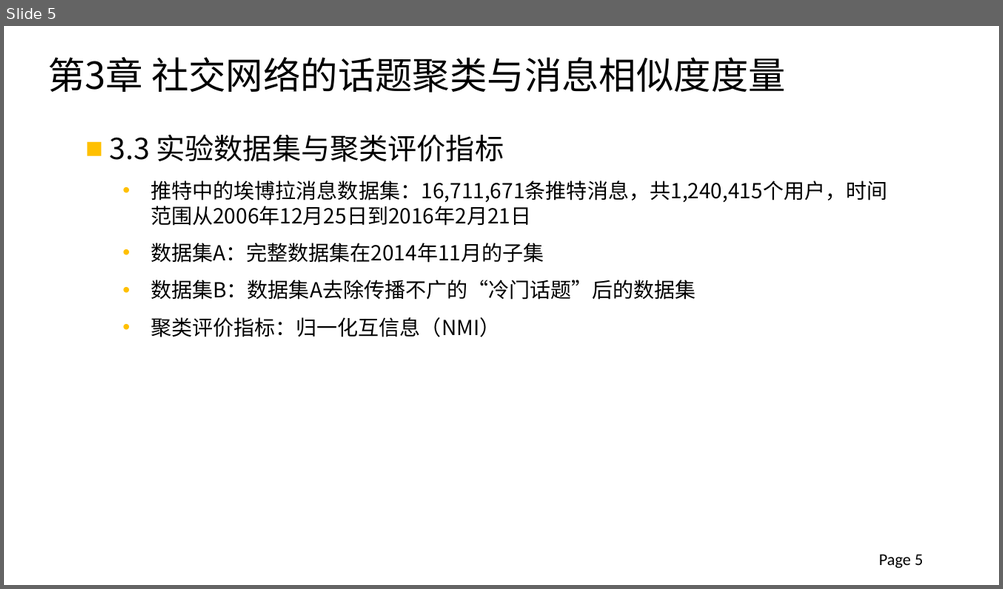
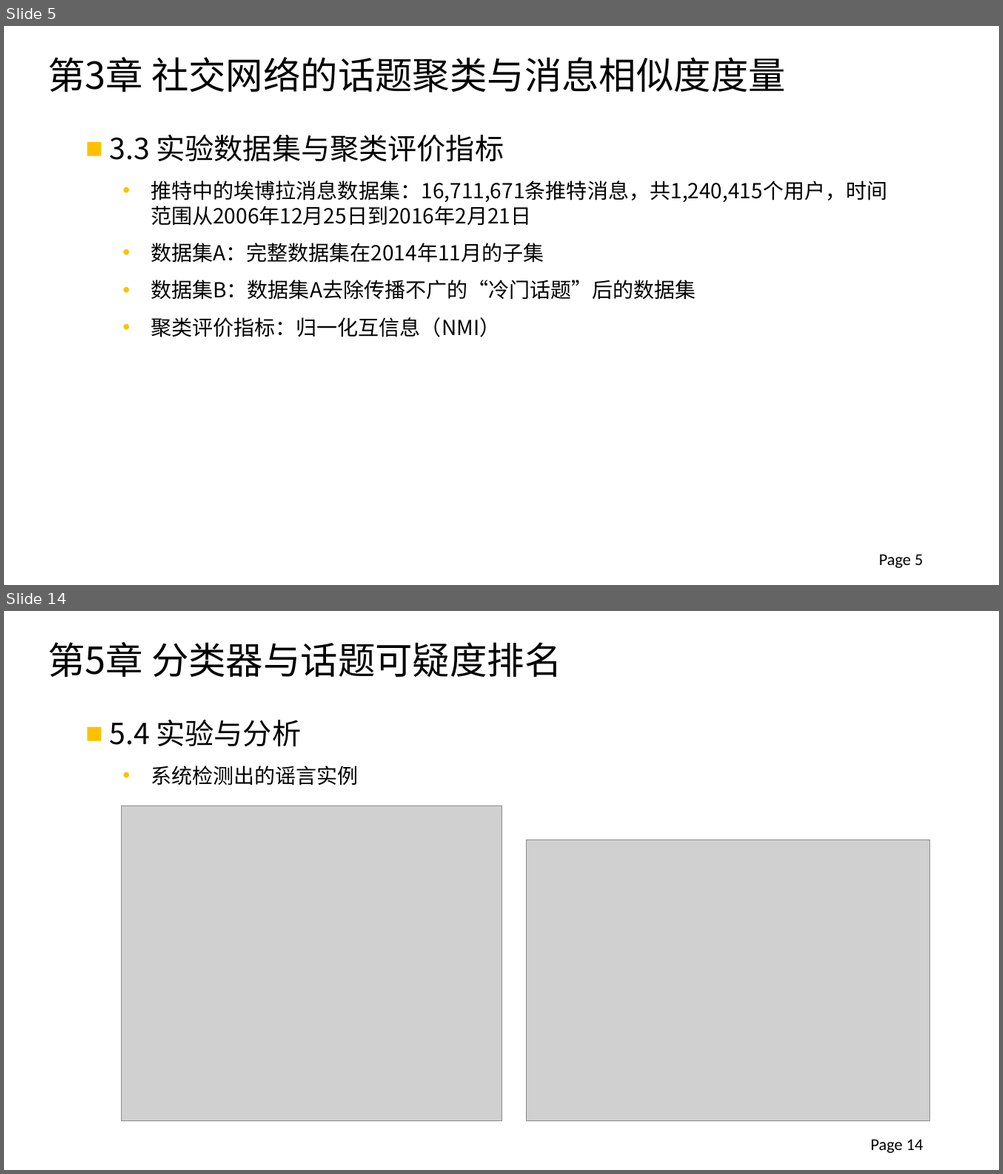
Before and after one commit to xinke0802/DataProcess, a slide deck: 2012013297_钟仰新_毕设论文答辩.pptx. Shown one above the other, each under a label of ours: slide 5 before the commit, slides 5 and 14 after it; the slides between them are not shown. The pictures are 1003x589 and 1003x1174 pixels, drawn with LibreOffice and Linux fonts; fonts in the diff are those of the drawing; grey boxes stand for pictures; background and template pictures are left out. Boxes give left, top, right and bottom in pixels: in the first picture for what was removed or moved away, otherwise in the second. Text is boxed around its words. In the diff, an @@ line names an element or a change of style, - is before the commit and + after.

```diff
--- a/2012013297_钟仰新_毕设论文答辩.pptx
+++ b/2012013297_钟仰新_毕设论文答辩.pptx
@@ slide 14 added at [4, 611, 999, 1170], background #FFFFFF @@
@@ text added at [48, 642, 561, 677], 36 pt, text #000000 @@
+第5章 分类器与话题可疑度排名
@@ text added at [109, 720, 358, 786], 20 pt, text #000000 @@
+■ 5.4 实验与分析
+  • 系统检测出的谣言实例
@@ picture added at [122, 806, 502, 1122] @@
@@ picture added at [526, 840, 930, 1122] @@
@@ page number added at [871, 1139, 923, 1153], 16 pt, text #000000 @@
+Page 14
```
Also in this commit, not shown: 2 slides changed, 8 other slides added, 4 slides removed.
